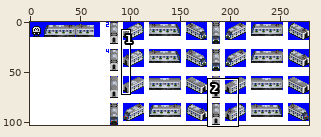
Sprite sheet -- src/metro/Korail/Korail_4th/Korail_4th_392000.png. Above, an overview of the earlier version with the close-up marked.
Close-up. Before the edit:
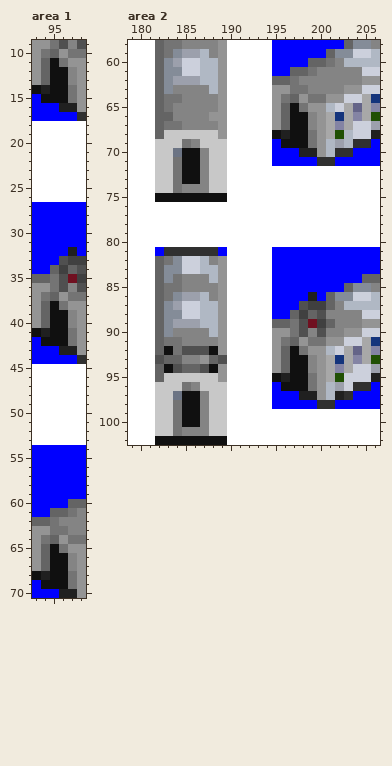
The file is 279x103 pixels. Colours within 5 levels of each other are drawn and written as one. Shown: area 1: x 93..98, y 9..70; area 2: x 179..206, y 58..102.
New version:
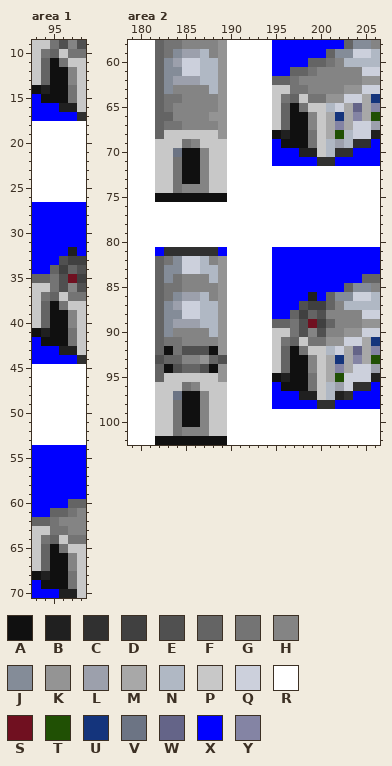
Palette (. is transparent): A #101010  B #202020  C #303030  D #404040  E #505050  F #646464  G #747474  H #848484  J #848c98  K #949494  L #9ca0ac  M #a8a8a8  N #b0b8c4  P #c8c8c8  Q #ccd0dc  R #ffffff  S #701020  T #205004  U #14347c  V #6c7484  W #646488  X #0000ff  Y #8484a4
Changes in this commit:
Area 1:
y 9: x 93..94 KK -> PP
y 10: x 93 K -> P; x 96 K -> P
y 11: x 93 K -> P; x 97..98 KK -> PP
y 12..13: x 93 K -> P; x 98 K -> P
y 14..16: x 98 K -> P
y 36: x 93..94 KK -> PP
y 37: x 93 K -> P; x 96 K -> P
y 38: x 93 K -> P; x 97..98 KK -> PP
y 39..40: x 93 K -> P; x 98 K -> P
y 41..43: x 98 K -> P
y 63: x 93..94 KK -> PP
y 64: x 93 K -> P; x 96 K -> P
y 65: x 93 K -> P; x 97..98 KK -> PP
y 66..67: x 93 K -> P; x 98 K -> P
y 68..70: x 98 K -> P
Area 2:
y 63: x 195..196 KK -> PP
y 64: x 195 K -> P; x 198 K -> P
y 65: x 195 K -> P; x 199..200 KK -> PP
y 66..67: x 195 K -> P; x 200 K -> P
y 68..70: x 200 K -> P
y 90: x 195..196 KK -> PP
y 91: x 195 K -> P; x 198 K -> P
y 92: x 195 K -> P; x 199..200 KK -> PP
y 93..94: x 195 K -> P; x 200 K -> P
y 95..97: x 200 K -> P
Pixel boxes of the changes (left, top, right, bottom) in both close-ups:
changed: (32, 40, 86, 112)
changed: (32, 283, 86, 355)
changed: (32, 526, 86, 598)
changed: (272, 85, 326, 157)
changed: (272, 328, 326, 400)
